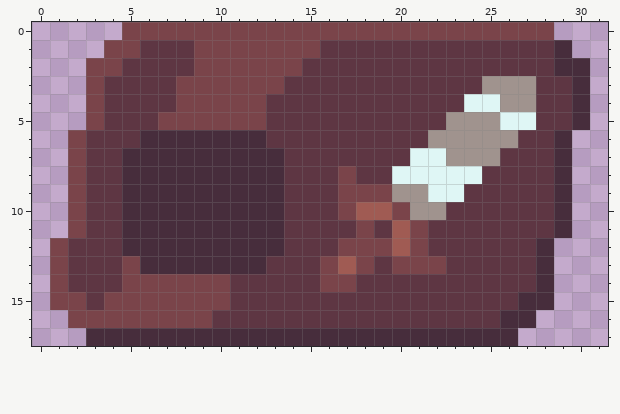
Pixel-art sprite, stored at textures/sw_kill_counter_hud.png. Above: the version before the commit.
The file is 32x18 pixels.
After:
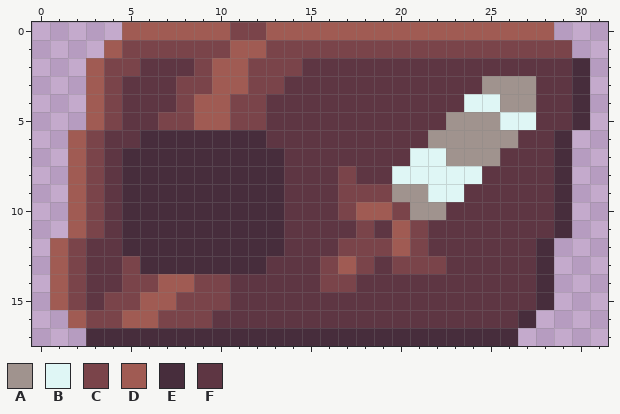
Palette (. is transparent): A #a0938e  B #dff6f5  C #7a444a  D #a05b53  E #472d3c  F #5e3643
Changes in this commit:
Colour C replaces colour E in row 1 at x 29.
Colour C replaces colour F in row 1 at x 6 to 8 and 16 to 28; in row 2 at x 5; in rows 3 to 5 at x 4; in rows 6 to 11 at x 3; in rows 12 to 14 at x 2.
Colour D replaces colour C in row 0 at x 5 to 10 and 13 to 28; in row 1 at x 4 and 11 to 12; in rows 2 to 3 at x 3 and 10 to 11; in rows 4 to 5 at x 3 and 9 to 10; in rows 6 to 11 at x 2; in rows 12 to 13 at x 1.
Colour D replaces colour C in row 14 at x 1 and 7 to 8; in row 15 at x 1 and 6 to 7; in row 16 at x 2 and 5 to 6.
Colour F replaces colour E in row 2 at x 29; in row 15 at x 27; in row 16 at x 26.
